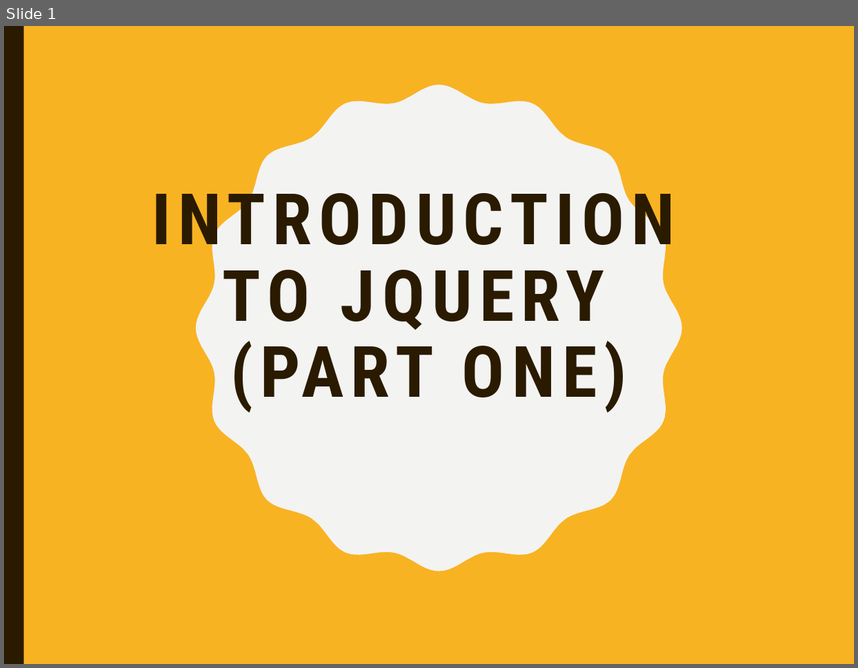
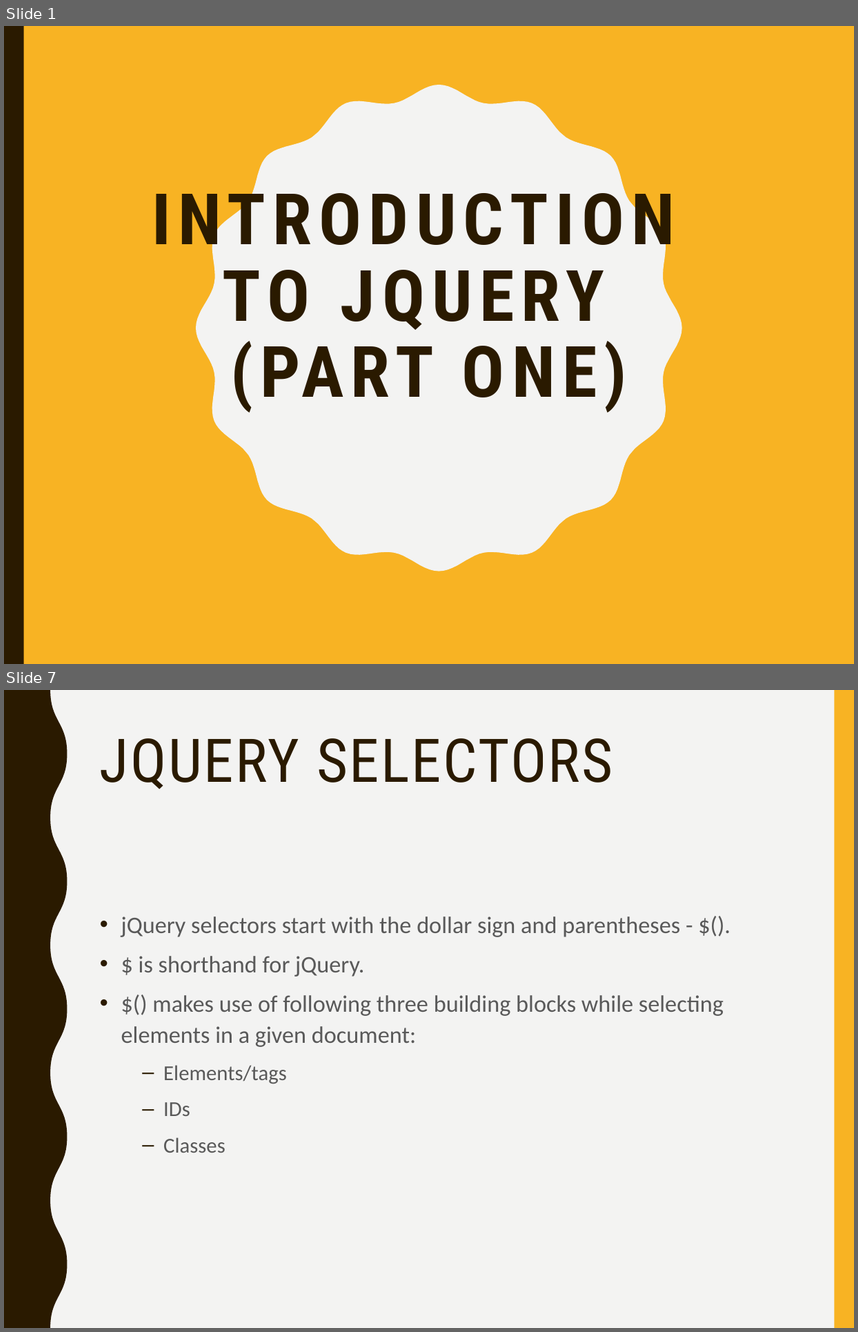
Before and after one commit to mlyngweb1/Website-Development-2-src, a slide deck: topic-05-jQuery-1/talk-1/talk-1.pptx. Shown one above the other, each under a label of ours: slide 1 before the commit, slides 1 and 7 after it; the slides between them are not shown. The pictures are 858x668 and 858x1332 pixels, drawn with LibreOffice and Linux fonts; fonts in the diff are those of the drawing. Boxes give left, top, right and bottom in pixels: in the first picture for what was removed or moved away, otherwise in the second. Text is boxed around its words. In the diff, an @@ line names an element or a change of style, - is before the commit and + after.

```diff
--- a/topic-05-jQuery-1/talk-1/talk-1.pptx
+++ b/topic-05-jQuery-1/talk-1/talk-1.pptx
@@ slide 7 added at (4, 690, 854, 1328), background #F3F3F2 @@
@@ freeform shape added at (4, 690, 67, 1328), fill #2A1A00 @@
@@ rectangle added at (835, 690, 854, 1328), fill #F8B323 @@
@@ title added at (100, 738, 613, 789), 51 pt, text #2A1A00 @@
+JQUERY SELECTORS
@@ text added at (121, 916, 724, 1152), 20 pt, text #595959 @@
+• jQuery selectors start with the dollar sign and parentheses - $().
+• $ is shorthand for jQuery.
+• $() makes use of following three building blocks while selecting elements in a given document:
+  – Elements/tags
+  – IDs
+  – Classes
```
Also in this commit, not shown: 37 other slides added, 6 other files.
